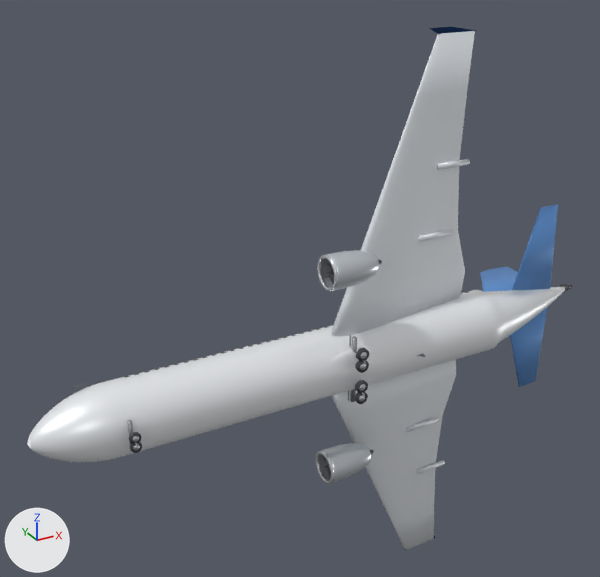
The glTF model public/models/a320.glb, before and after one commit.
Both versions are drawn from a 50 mm lens placed at (-23.6, -36.8, 23.4), pointed at (-1.2, 3.9, 3.1). Lighting does not change. The marker at lower left points along +X, +Y and +Z. The picture after the commit comes second. Where no turn or scale is listed for an object, it has been applied to the vertices.

Before the edit, the objects in view are built like this:
```python
me_hstab_l = bpy.data.meshes.new('HStab_L')
me_hstab_l.from_pydata(...)  # 40 vertices, 76 faces; spans x 12.59..16.53, y 0.48..0.87, z -6.62..0.0
me_hstab_l.materials.append(mat_hd_tail)  # blue #6297d8
me_nacelle_1_0 = bpy.data.meshes.new('Nacelle_1_0')
me_nacelle_1_0.from_pydata(...)  # 392 vertices, 672 faces; spans x -2.53..0.45, y -2.39..-0.39, z 5.27..7.26
me_nacelle_1_0.materials.append(mat_hd_nacelle)  # light grey #d4dadf
me_nacelle__1_0 = bpy.data.meshes.new('Nacelle_-1_0')
me_nacelle__1_0.from_pydata(...)  # 392 vertices, 672 faces; spans x -2.53..0.45, y -2.39..-0.39, z -7.26..-5.27
me_nacelle__1_0.materials.append(mat_hd_nacelle)  # light grey #d4dadf
ob_hstab_l = bpy.data.objects.new('HStab_L', me_hstab_l)
ob_hstab_l.location = (0.0, 0.0, 0.0)
ob_nacelle_1_0 = bpy.data.objects.new('Nacelle_1_0', me_nacelle_1_0)
ob_nacelle_1_0.location = (0.0, 0.0, 0.0)
ob_nacelle__1_0 = bpy.data.objects.new('Nacelle_-1_0', me_nacelle__1_0)
ob_nacelle__1_0.location = (0.0, 0.0, 0.0)
# also in view: 'Wing_R' at (3.4, 0.2, 9.8); 'Fuselage' at (0.0, 0.0, 0.0); 'Fin' at (14.5, 3.6, 0.0); 'HStab_R' at (14.6, 0.7, 3.3); 'Wing_L' at (3.4, 0.2, -9.8)
```
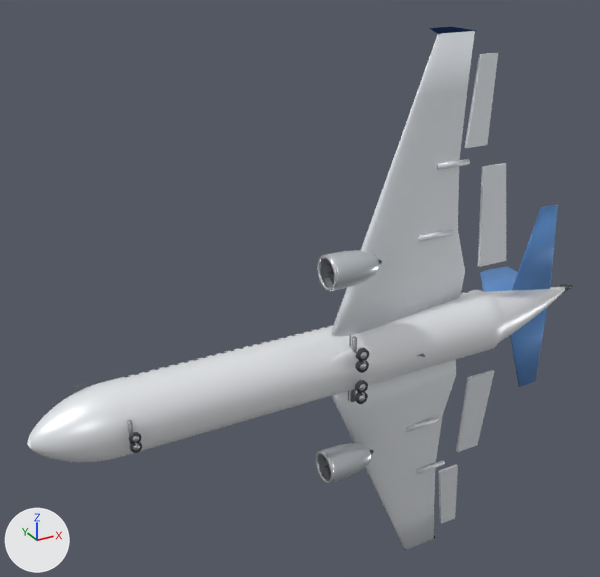
Boxes [x1, y1, x2, y2] around the edits, measured in the pictures (600 x 577 px):
'Flap_R', added: after [478, 163, 506, 267]
'Aileron_R', added: after [464, 53, 498, 148]
'Flap_L', added: after [456, 370, 495, 452]
'Aileron_L', added: after [438, 465, 458, 524]

What changed in the scene script:
```text
Add me_aileron_r:
    me_aileron_r.from_pydata([(-0.48, -0.15, -2.59), (0.48, 0.35, 2.59), (1.73, 0.35, 2.59), (1.09, -0.15, -2.59), (-0.48, -0.35, -2.59), (0.48, 0.15, 2.59), (1.73, 0.15, 2.59), (1.09, -0.35, -2.59)], [], [(0, 1, 2), (0, 2, 3), (7, 6, 5), (7, 5, 4), (0, 4, 5), (0, 5, 1), (1, 5, 6), (1, 6, 2), (2, 6, 7), (2, 7, 3), (3, 7, 4), (3, 4, 0)])
    me_aileron_r.materials.append(mat_hd_wing)  # white #eaedf2
Add me_flap_r:
    me_flap_r.from_pydata([(-0.07, -0.2, -3.08), (0.07, 0.39, 3.08), (1.79, 0.39, 3.08), (2.08, -0.2, -3.08), (-0.07, -0.39, -3.08), (0.07, 0.2, 3.08), (1.79, 0.2, 3.08), (2.08, -0.39, -3.08)], [], [(0, 1, 2), (0, 2, 3), (7, 6, 5), (7, 5, 4), (0, 4, 5), (0, 5, 1), (1, 5, 6), (1, 6, 2), (2, 6, 7), (2, 7, 3), (3, 7, 4), (3, 4, 0)])
    me_flap_r.materials.append(mat_hd_wing)  # white #eaedf2
Add me_aileron_l:
    me_aileron_l.from_pydata([(-0.48, -0.15, 2.59), (0.48, 0.35, -2.59), (1.73, 0.35, -2.59), (1.09, -0.15, 2.59), (-0.48, -0.35, 2.59), (0.48, 0.15, -2.59), (1.73, 0.15, -2.59), (1.09, -0.35, 2.59)], [], [(0, 3, 2), (0, 2, 1), (7, 4, 5), (7, 5, 6), (0, 1, 5), (0, 5, 4), (1, 2, 6), (1, 6, 5), (2, 3, 7), (2, 7, 6), (3, 0, 4), (3, 4, 7)])
    me_aileron_l.materials.append(mat_hd_wing)  # white #eaedf2
Add me_flap_l:
    me_flap_l.from_pydata([(-0.07, -0.2, 3.08), (0.07, 0.39, -3.08), (1.79, 0.39, -3.08), (2.08, -0.2, 3.08), (-0.07, -0.39, 3.08), (0.07, 0.2, -3.08), (1.79, 0.2, -3.08), (2.08, -0.39, 3.08)], [], [(0, 3, 2), (0, 2, 1), (7, 4, 5), (7, 5, 6), (0, 1, 5), (0, 5, 4), (1, 2, 6), (1, 6, 5), (2, 3, 7), (2, 7, 6), (3, 0, 4), (3, 4, 7)])
    me_flap_l.materials.append(mat_hd_wing)  # white #eaedf2
Add ob_aileron_r:
    ob_aileron_r = bpy.data.objects.new('Aileron_R', me_aileron_r)
    ob_aileron_r.location = (8.4, 0.75, 14.01)
Add ob_flap_r:
    ob_flap_r = bpy.data.objects.new('Flap_R', me_flap_r)
    ob_flap_r.location = (9.2, 0.08, 7.04)
Add ob_aileron_l:
    ob_aileron_l = bpy.data.objects.new('Aileron_L', me_aileron_l)
    ob_aileron_l.location = (8.4, 0.75, -14.01)
Add ob_flap_l:
    ob_flap_l = bpy.data.objects.new('Flap_L', me_flap_l)
    ob_flap_l.location = (9.2, 0.08, -7.04)
```
